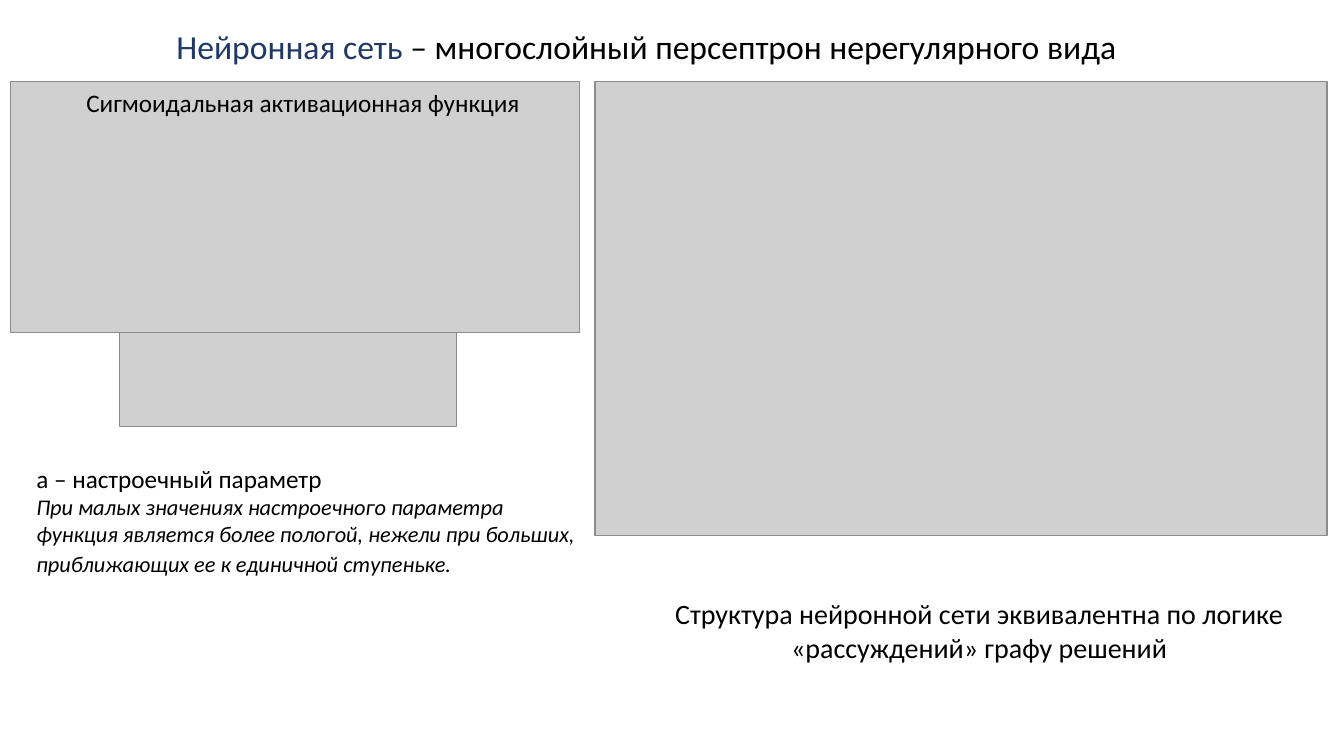
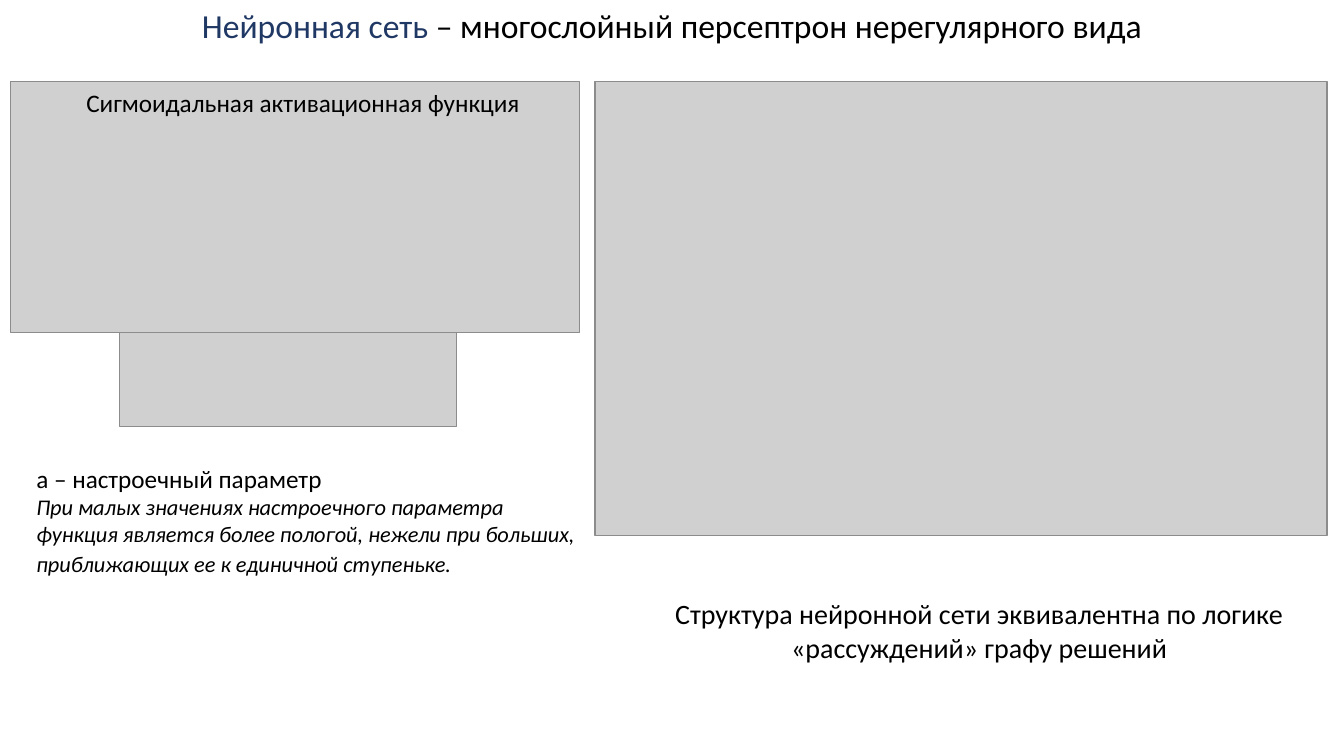
Before and after one commit to sevoster/hybrid-decision-making-system, a slide deck: slide 15 of docs/Синтетическая Презентация.pptx. Drawn at 1344x756 pixels with LibreOffice and Linux fonts; fonts in the diff are those of the drawing; grey boxes stand for pictures. Boxes give left, top, right and bottom in pixels: in the first picture for what was removed or moved away, otherwise in the second. Text is boxed around its words. In the diff, an @@ line names an element or a change of style, - is before the commit and + after.

```diff
--- a/docs/Синтетическая Презентация.pptx
+++ b/docs/Синтетическая Презентация.pptx
@@ text "Нейронная сеть – многослойный персептрон ...": place and size @@
-text "Нейронная сеть – многослойный персептрон ..." at (176, 36, 1116, 65)
+text "Нейронная сеть – многослойный персептрон ..." at (202, 15, 1142, 44)
```
Also in this commit, not shown: 18 other slides changed, 1 slide added, 1 slide removed, 2 other files.
